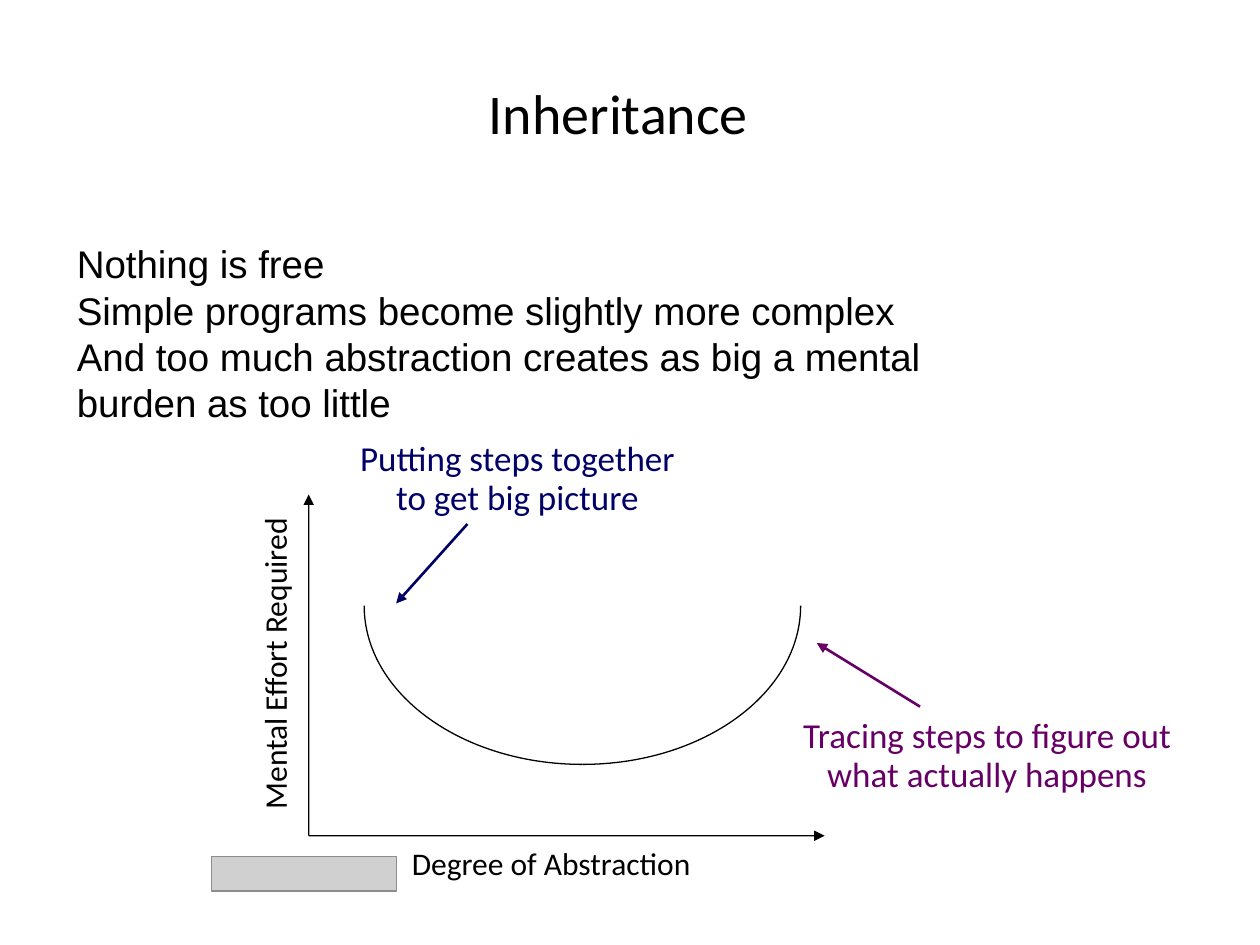
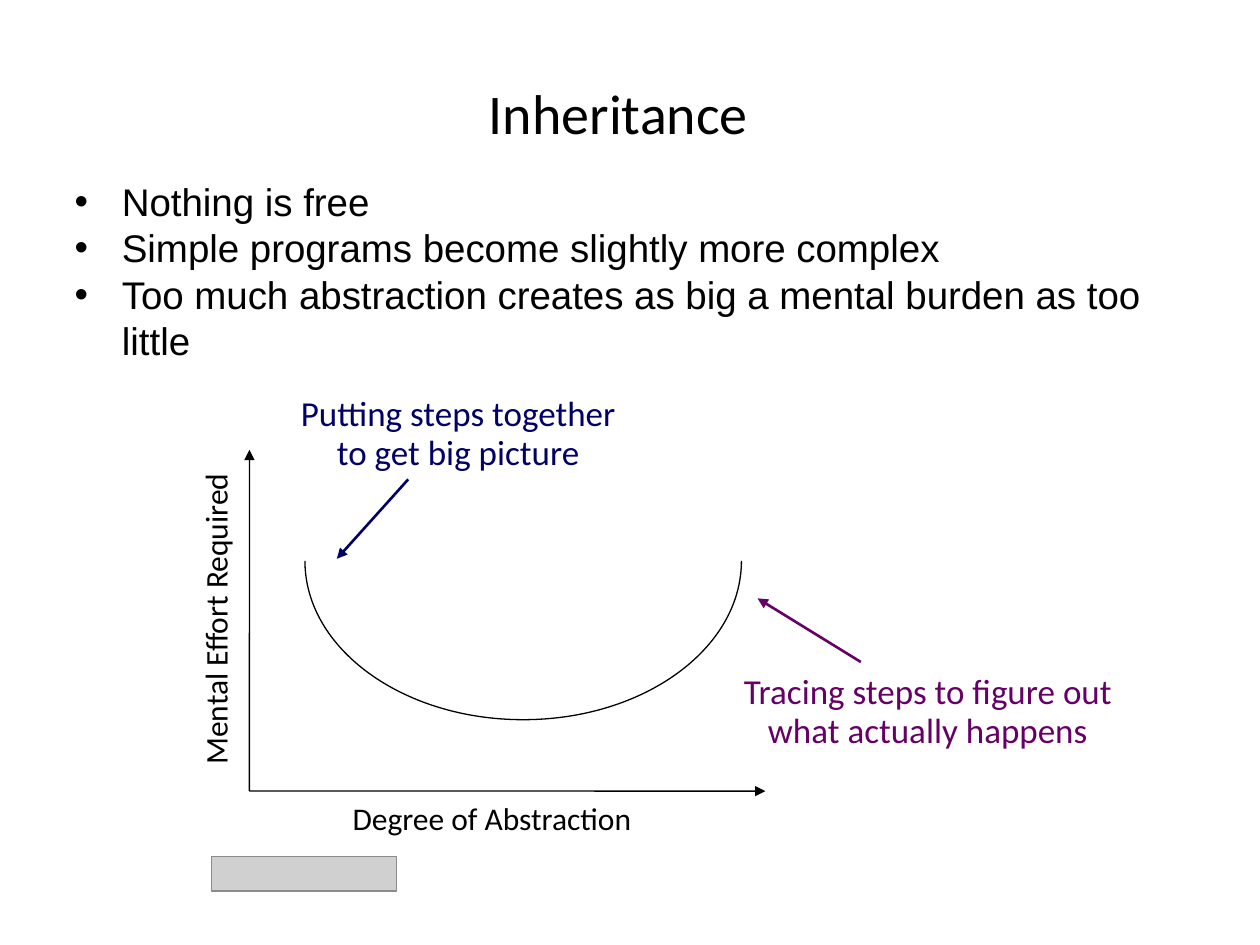
Before and after one commit to ncasuk/ncas-isc, a slide deck: slide 40 of python/presentations/learning_python/14_ceda-oop.pptx. Drawn at 1260x945 pixels with LibreOffice and Linux fonts; fonts in the diff are those of the drawing; grey boxes stand for pictures; background and template pictures are left out. Boxes give left, top, right and bottom in pixels: in the first picture for what was removed or moved away, otherwise in the second. Text is boxed around its words. In the diff, an @@ line names an element or a change of style, - is before the commit and + after.

```diff
--- a/python/presentations/learning_python/14_ceda-oop.pptx
+++ b/python/presentations/learning_python/14_ceda-oop.pptx
@@ text "Nothing is free": place and size @@
-text "Nothing is free" at [77,250,920,418]
+text "Nothing is free" at [122,188,1140,356]
@@ text at [122,188,939,270]: bullet none to • @@
@@ text at [122,281,1140,356]: text changed @@
-And too much abstraction creates as big a mental
-burden as too little
+• Too much abstraction creates as big a mental burden as too little
@@ 4 texts, 4 arrows, 2 freeform shapes: place and size @@
-4 texts, 4 arrows, 2 freeform shapes at [257,446,1171,881]
+4 texts, 4 arrows, 2 freeform shapes at [198,401,1112,836]
```
Also in this commit, not shown: 9 other slides changed, 15 other files.
